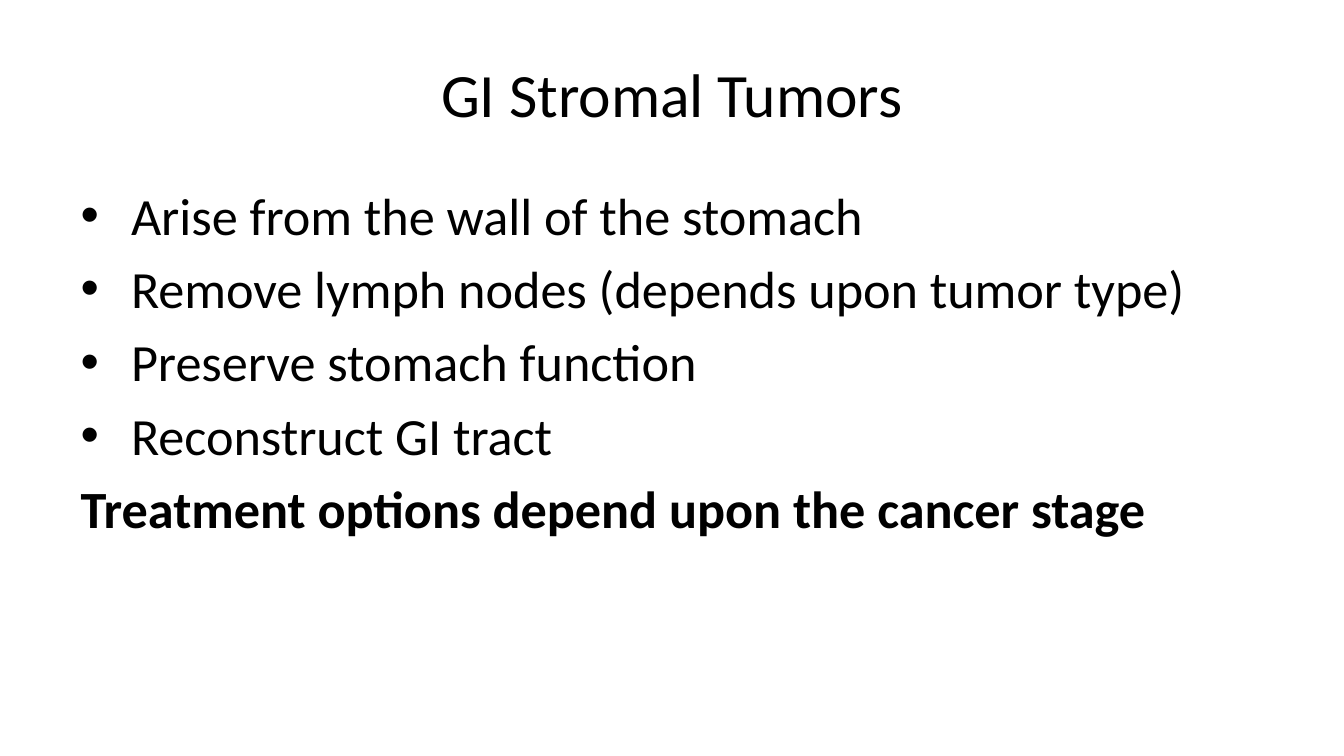
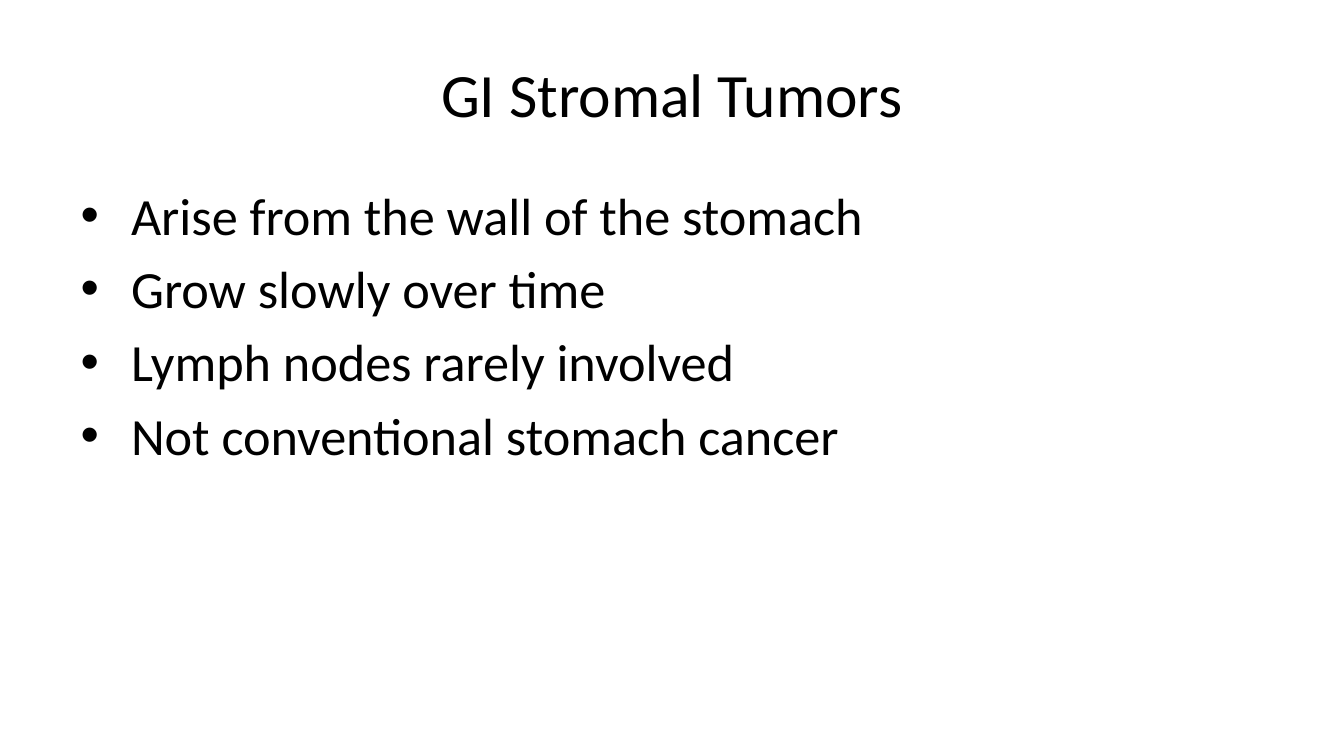
Before and after one commit to jcsalo/patient_education, a slide deck: slide 2 of lci_gist.pptx. Drawn at 1344x756 pixels with LibreOffice and Linux fonts; fonts in the diff are those of the drawing. Boxes give left, top, right and bottom in pixels: in the first picture for what was removed or moved away, otherwise in the second. Text is boxed around its words. In the diff, an @@ line names an element or a change of style, - is before the commit and + after.

```diff
--- a/lci_gist.pptx
+++ b/lci_gist.pptx
@@ text at (x1=131, y1=271, x2=838, y2=456): text changed @@
-• Remove lymph nodes (depends upon tumor type)
-• Preserve stomach function
-• Reconstruct GI tract
-Treatment options depend upon the cancer stage
+• Grow slowly over time
+• Lymph nodes rarely involved
+• Not conventional stomach cancer
```
Also in this commit, not shown: 5 other slides changed, 3 slides added, 3 slides removed, 50 other files.
